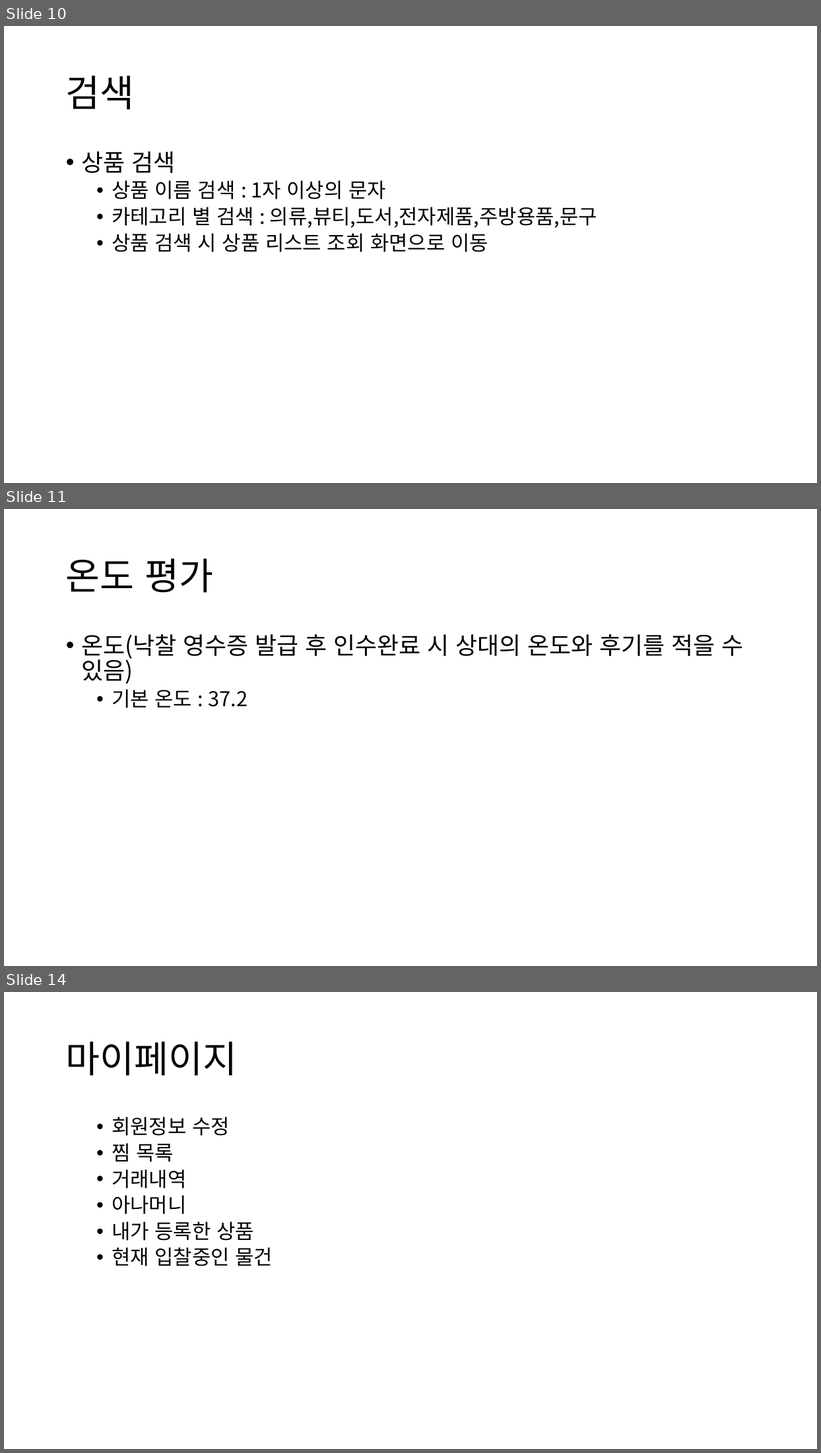
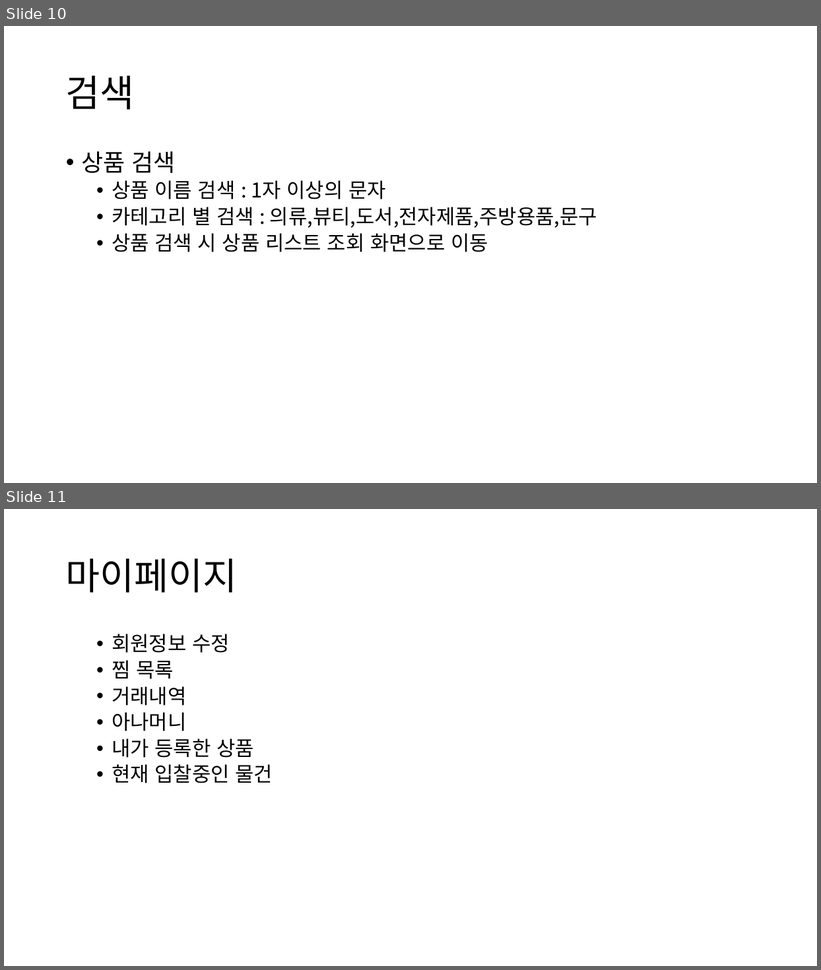
Before and after one commit to Singan/anabada-project, a slide deck: ppt/요구사항 명세서.pptx. Shown one above the other, each under a label of ours: slides 10, 11 and 14 before the commit, slides 10 and 11 after it; the slides between them are not shown. The pictures are 821x1453 and 821x970 pixels, drawn with LibreOffice and Linux fonts; fonts in the diff are those of the drawing. Boxes give left, top, right and bottom in pixels: in the first picture for what was removed or moved away, otherwise in the second. Text is boxed around its words. In the diff, an @@ line names an element or a change of style, - is before the commit and + after.

```diff
--- a/ppt/요구사항 명세서.pptx
+++ b/ppt/요구사항 명세서.pptx
@@ slide 11 removed at <box>4,509,817,966</box>, background #FFFFFF @@
@@ title removed at <box>66,559,214,593</box> @@
-온도 평가
@@ text removed at <box>81,634,744,708</box> @@
-• 온도(낙찰 영수증 발급 후 인수완료 시 상대의 온도와 후기를 적을 수 있음)
-  • 기본 온도 : 37.2
@@ what was slide 14 is now slide 11 @@
```
Also in this commit, not shown: 2 other slides removed, 4 other files.
